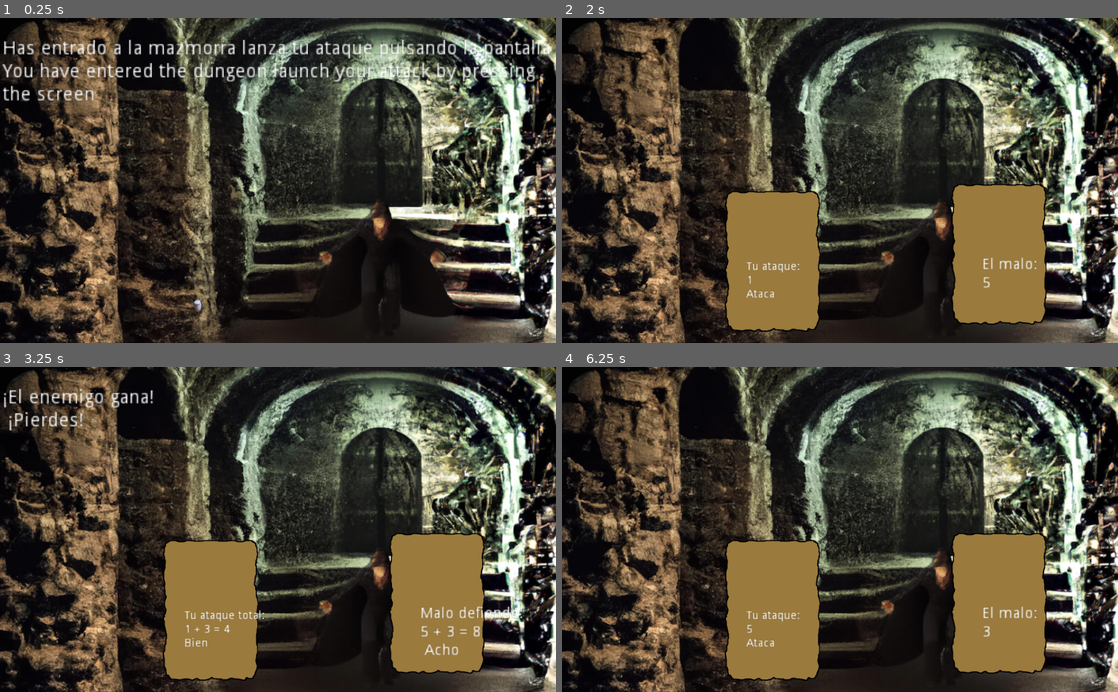
Above: before the commit, frames 1-4 (two rows, left to right).
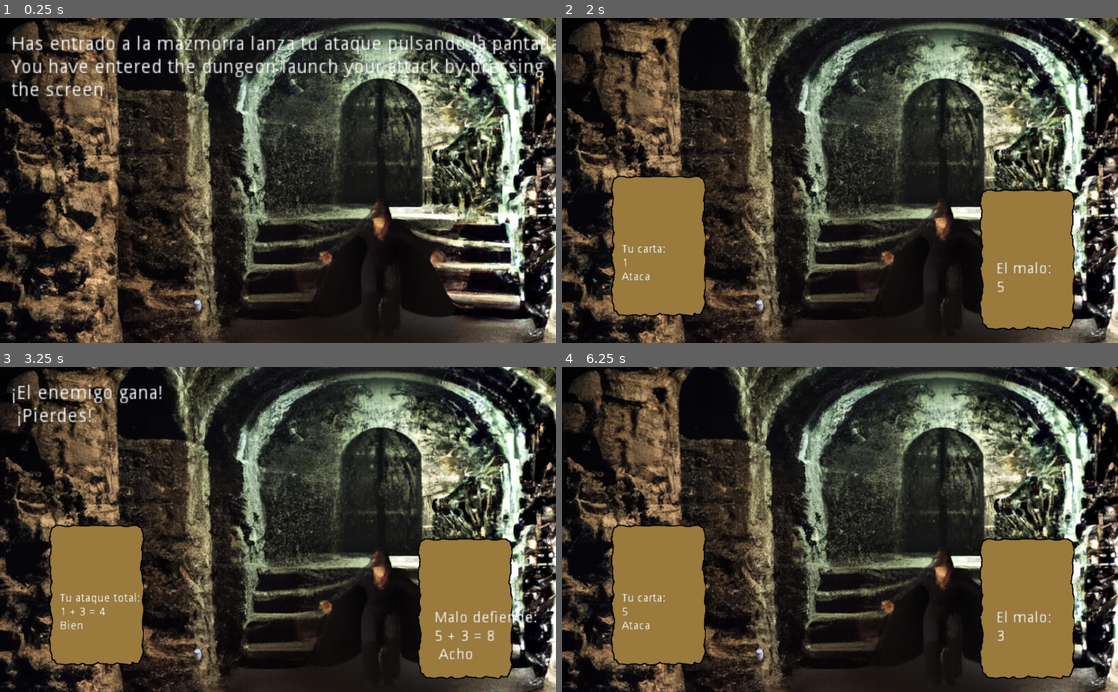
Above: after the commit, the same moments.

Repository: Chatarra-Estudio/cartas
Game: Godot game, scene res://escenario.tscn
The game is run twice, just before and just after one commit, with the same random seed, the same clock (stepped at 60 frames per second) and the same inputs.
Inputs (mouse positions are in pixels of both pictures, inside the frame that each line leads up to; where the layout moved, square brackets give the same spot in the first picture):
- Up to frame 1 (0.25 s): no input
- Up to frame 2 (2 s): click (845, 177) [845, 183] at 0.5 s; click (845, 177) [845, 183] at 1.25 s
- Up to frame 3 (3.25 s): click (283, 526) [283, 532] at 2 s; tap Enter at 2.75 s
- Up to frame 4 (6.25 s): tap Space at 3.5, 5.75 s; tap Enter at 5 s

The runs differ from the first frame. In frame 1, 6.1% of the frame differs, in the area x 0-100%, y 5-26%; in frame 2, 18%; in frame 3, 20%, in the area x 0-97%, y 5-97%; in frame 4, 18%.

Commit message:
limpieza

Diff:
--- a/mazcongadas_II/escenario.gd
+++ b/mazcongadas_II/escenario.gd
@@ -10,7 +10,7 @@
 
 # Called when the node enters the scene tree for the first time.
 func _ready():
-	get_node("jugador/hud/Timer-empezar").start()
+	get_node("jugador/hud/Timerempezar").start()
 	get_node("jugador/carta").hide()
 	get_node("malo").hide()
 	playerAttack = get_player_attack()
@@ -29,7 +29,7 @@
 	get_node("jugador/carta").show()
 	get_node("malo").show()
 #	get_node("jugador/carta/Texto/Ataque").set_text(str("Tu ataque: \n") + str(playerAttackstr)+("\n")+str("Ataca"))
-	get_node("jugador/carta/Texto/Ataque").set_text(str("Tu ataque: \n")+ str(playerAttack)+("\n")+str("Ataca"))
+	get_node("jugador/carta/Texto/Ataque").set_text(str("Tu carta: \n")+ str(playerAttack)+("\n")+str("Ataca"))
 	get_node("malo/Label").set_text(str("El malo: \n") + str(enemyDefense))
 	print("Empieza")
 	pass # Replace with function body.
@@ -51,17 +51,9 @@
 			get_node("jugador/hud/Label").set_text(str("¡El enemigo gana! \n ¡Pierdes!"))
 		else:
 			get_node("jugador/hud/Label").set_text(str("¡Empate! \n "))
-	# print("¡El jugador gana!")
-#elif playerTotal < enemyTotal:
-#print("¡El enemigo gana!")
-#else:
-#        print("¡Empate!")
-	pass # Replace with function body.
 #
 #func  -> int:
-## Aquí puedes obtener el valor de ataque del jugador desde su carta actual
-## Puedes reemplazar esta lógica con la forma en que almacenas y obtienes los valores de las cartas del jugador
-#return randi_range(1, 5)
+## Aquí puedes obtener el valor de ataque del jugador de forma alaeatoria
 
 func get_player_attack()-> int:
 	return  int(rand_range(1,6))
--- a/mazcongadas_II/escenario.tscn
+++ b/mazcongadas_II/escenario.tscn
@@ -12,6 +12,7 @@
 centered = false
 
 [node name="jugador" type="Node2D" parent="."]
+position = Vector2( 16, -8 )
 
 [node name="hud" type="Node2D" parent="jugador"]
 scale = Vector2( 2.5, 2.5 )
@@ -25,17 +26,17 @@
 You have entered the dungeon launch your attack by pressing
 the screen"
 
-[node name="Timer-empezar" type="Timer" parent="jugador/hud"]
+[node name="Timerempezar" type="Timer" parent="jugador/hud"]
 wait_time = 2.0
 one_shot = true
 
 [node name="carta" type="Sprite" parent="jugador"]
-position = Vector2( 388, 449 )
+position = Vector2( 162, 429 )
 scale = Vector2( 0.5, 0.5 )
 texture = ExtResource( 2 )
 
 [node name="Texto" type="Node2D" parent="jugador/carta"]
-position = Vector2( -97, 0 )
+position = Vector2( -136, -8 )
 scale = Vector2( 3, 3 )
 
 [node name="Ataque" type="Label" parent="jugador/carta/Texto"]
@@ -44,8 +45,10 @@
 text = "Tu ataque: "
 
 [node name="TextureButton" type="TextureButton" parent="jugador"]
-margin_right = 40.0
-margin_bottom = 40.0
+margin_left = -12.0
+margin_top = -6.0
+margin_right = 28.0
+margin_bottom = 34.0
 rect_scale = Vector2( 26.0083, 15.3282 )
 
 [node name="Timer" type="Timer" parent="jugador/TextureButton"]
@@ -53,6 +56,7 @@
 one_shot = true
 
 [node name="malo" type="Node2D" parent="."]
+position = Vector2( 52, 10 )
 scale = Vector2( 2, 2 )
 
 [node name="Sprite" type="Sprite" parent="malo"]
@@ -61,12 +65,12 @@
 texture = ExtResource( 2 )
 
 [node name="Label" type="Label" parent="malo"]
-margin_left = 386.5
-margin_top = 221.0
-margin_right = 426.5
-margin_bottom = 235.0
+margin_left = 373.5
+margin_top = 220.0
+margin_right = 413.5
+margin_bottom = 234.0
 text = "ggg"
 
-[connection signal="timeout" from="jugador/hud/Timer-empezar" to="." method="_on_Timerempezar_timeout"]
+[connection signal="timeout" from="jugador/hud/Timerempezar" to="." method="_on_Timerempezar_timeout"]
 [connection signal="pressed" from="jugador/TextureButton" to="." method="_on_TextureButton_pressed"]
 [connection signal="timeout" from="jugador/TextureButton/Timer" to="." method="_on_Timer_timeout"]
